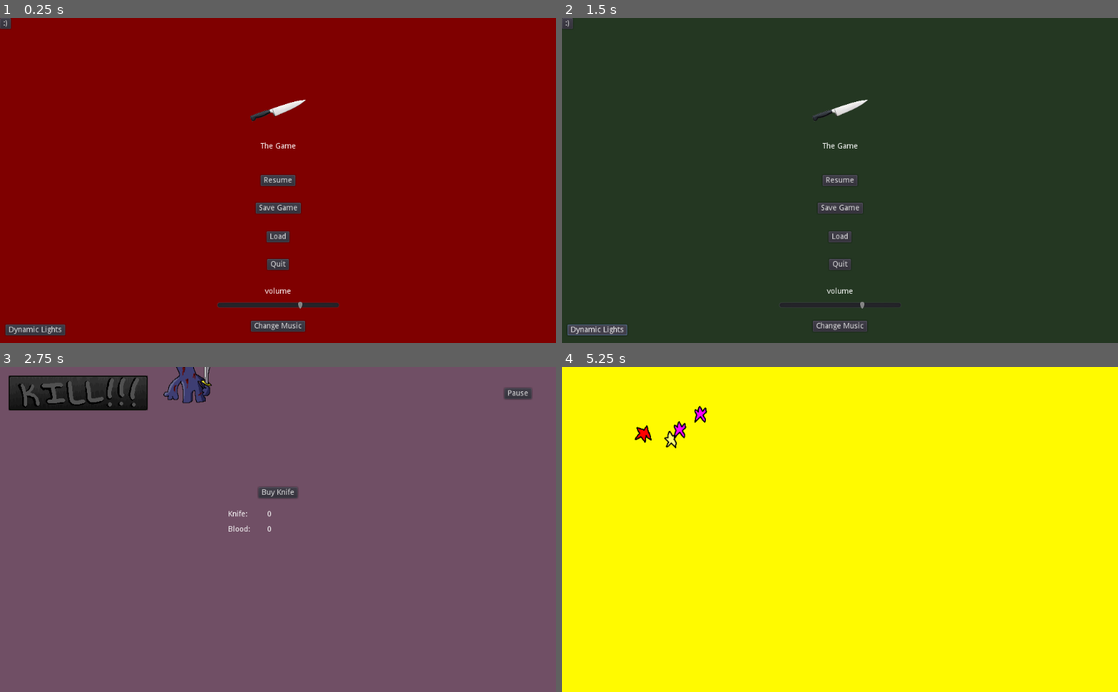
Above: before the commit, frames 1-4 (two rows, left to right).
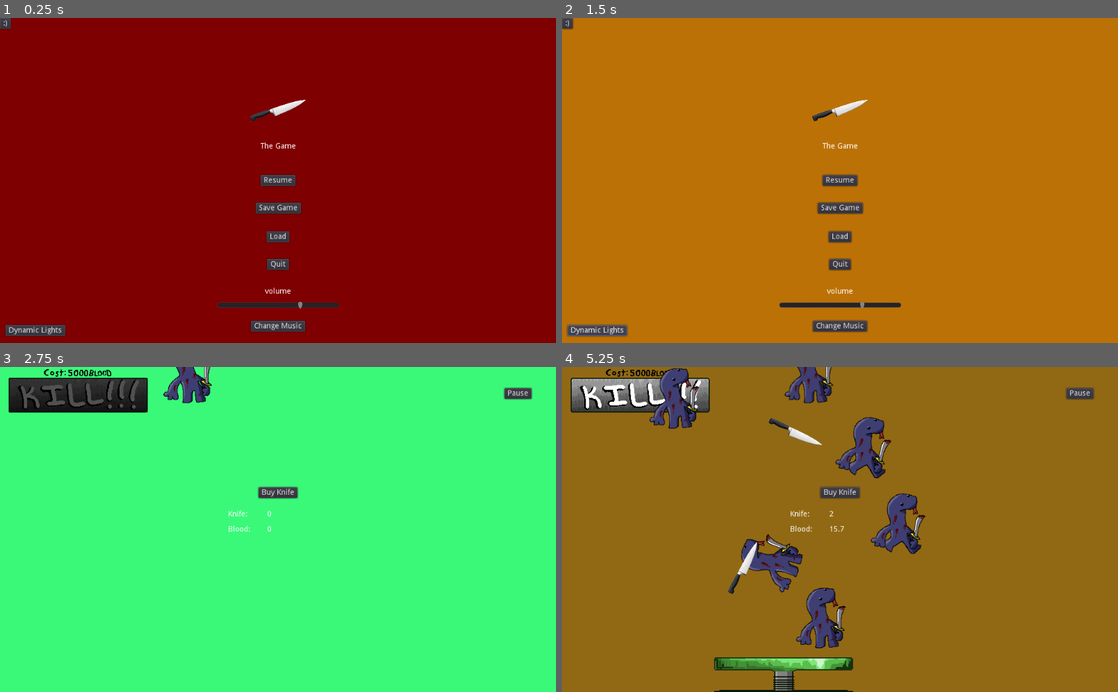
Above: after the commit, the same moments.

Repository: KartoffelDrache/Idle-Game-1
Game: Godot game, scene res://Main.tscn
Same seed, same stepped clock (60 frames per second), same inputs: the game is played once before the commit and once after it. Video files are missing from this copy of the repository; at most half a second of black plays in their place.
Inputs (mouse positions are in pixels of both pictures, inside the frame that each line leads up to; where the layout moved, square brackets give the same spot in the first picture):
- Up to frame 1 (0.25 s): no input
- Up to frame 2 (1.5 s): click ":)" at 0.5 s; click "Dynamic Lights" at 1.25 s
- Up to frame 3 (2.75 s): click "Resume" at 2 s
- Up to frame 4 (5.25 s): click (639, 396) [639, 393] at 2.75 s; click "Buy Knife" at 3.5 s; click "Buy Knife" at 4.25 s; click (639, 396) [639, 393] at 5 s

The runs differ from the first frame. In frame 1, 0.1% of the frame differs, in the area x 1-12%, y 94-98%; in frame 2, 98%; in frame 3, 97%; in frame 4, 100%, in the area x 0-100%, y 0-100%.

Commit message:
update 3

Diff:
--- /dev/null
+++ b/CatWizard.gd
@@ -0,0 +1,14 @@
+extends Area2D
+
+var mouse_over = false
+
+func _process(_delta):
+	if Input.is_action_pressed("click") && mouse_over:
+		print_debug("Meow")
+
+func _on_CatWizard_mouse_exited():
+	mouse_over = false
+
+
+func _on_CatWizard_mouse_entered():
+	mouse_over = true
--- /dev/null
+++ b/CatWizard.tscn
@@ -0,0 +1,30 @@
+[gd_scene load_steps=6 format=2]
+
+[ext_resource path="res://CatWizardIdle1.png" type="Texture" id=1]
+[ext_resource path="res://CatWizardIdle2.png" type="Texture" id=2]
+[ext_resource path="res://CatWizard.gd" type="Script" id=3]
+
+[sub_resource type="SpriteFrames" id=1]
+animations = [ {
+"frames": [ ExtResource( 1 ), ExtResource( 2 ) ],
+"loop": true,
+"name": "default",
+"speed": 1.0
+} ]
+
+[sub_resource type="RectangleShape2D" id=2]
+extents = Vector2( 19.75, 12 )
+
+[node name="CatWizard" type="Area2D"]
+script = ExtResource( 3 )
+
+[node name="AnimatedSprite" type="AnimatedSprite" parent="."]
+frames = SubResource( 1 )
+playing = true
+
+[node name="CollisionShape2D" type="CollisionShape2D" parent="."]
+position = Vector2( -0.75, 0 )
+shape = SubResource( 2 )
+
+[connection signal="mouse_entered" from="." to="." method="_on_CatWizard_mouse_entered"]
+[connection signal="mouse_exited" from="." to="." method="_on_CatWizard_mouse_exited"]
--- /dev/null
+++ b/CloseBuilding.gd
@@ -0,0 +1,6 @@
+extends ParallaxLayer
+
+export(float) var sky_speed = -2.0
+
+func _process(delta) -> void:
+	self.motion_offset.x += sky_speed * delta
--- /dev/null
+++ b/Coop.gd
@@ -0,0 +1,15 @@
+extends AnimatedSprite
+
+signal coop_switch
+var mouse_over = false
+
+func _input(event):
+	if mouse_over and Input.is_action_pressed("click"):
+		emit_signal("coop_switch")
+
+func _on_Area2D_mouse_entered():
+	mouse_over = true
+
+
+func _on_Area2D_mouse_exited():
+	mouse_over = false
--- /dev/null
+++ b/Coop.tscn
@@ -0,0 +1,43 @@
+[gd_scene load_steps=8 format=2]
+
+[ext_resource path="res://ChickenCoopBought.png" type="Texture" id=1]
+[ext_resource path="res://ChickenCoopPrebuild.png" type="Texture" id=2]
+[ext_resource path="res://Coop.gd" type="Script" id=3]
+[ext_resource path="res://CoopConstruction2.png" type="Texture" id=4]
+[ext_resource path="res://CoopConstruction1.png" type="Texture" id=5]
+
+[sub_resource type="SpriteFrames" id=1]
+animations = [ {
+"frames": [ ExtResource( 5 ), ExtResource( 4 ) ],
+"loop": true,
+"name": "building",
+"speed": 15.0
+}, {
+"frames": [ ExtResource( 1 ) ],
+"loop": true,
+"name": "built",
+"speed": 5.0
+}, {
+"frames": [ ExtResource( 2 ) ],
+"loop": true,
+"name": "prebuilt",
+"speed": 5.0
+} ]
+
+[sub_resource type="RectangleShape2D" id=2]
+extents = Vector2( 61, 53 )
+
+[node name="Coop" type="AnimatedSprite"]
+frames = SubResource( 1 )
+animation = "prebuilt"
+playing = true
+script = ExtResource( 3 )
+
+[node name="Area2D" type="Area2D" parent="."]
+
+[node name="CollisionShape2D" type="CollisionShape2D" parent="Area2D"]
+position = Vector2( 3, -1 )
+shape = SubResource( 2 )
+
+[connection signal="mouse_entered" from="Area2D" to="." method="_on_Area2D_mouse_entered"]
+[connection signal="mouse_exited" from="Area2D" to="." method="_on_Area2D_mouse_exited"]
--- /dev/null
+++ b/CoopZone.gd
@@ -0,0 +1,6 @@
+extends Node2D
+
+signal return_HUD
+
+func _on_TextureButton_pressed():
+	emit_signal("return_HUD")
--- /dev/null
+++ b/CoopZone.tscn
@@ -0,0 +1,82 @@
+[gd_scene load_steps=14 format=2]
+
+[ext_resource path="res://coop_inside.png" type="Texture" id=1]
+[ext_resource path="res://ArcadeBackground2.png" type="Texture" id=2]
+[ext_resource path="res://ArcadeBackground5.png" type="Texture" id=3]
+[ext_resource path="res://ArcadeBackground4.png" type="Texture" id=4]
+[ext_resource path="res://ArcadeBackground3.png" type="Texture" id=5]
+[ext_resource path="res://Sky.gd" type="Script" id=6]
+[ext_resource path="res://FarBuilding.gd" type="Script" id=7]
+[ext_resource path="res://MidBuilding.gd" type="Script" id=8]
+[ext_resource path="res://CloseBuilding.gd" type="Script" id=9]
+[ext_resource path="res://CoopZone.gd" type="Script" id=10]
+[ext_resource path="res://SMILEYSNICKER5.png" type="Texture" id=11]
+[ext_resource path="res://SMILEYSNICKER1.png" type="Texture" id=12]
+
+[sub_resource type="CanvasItemMaterial" id=1]
+
+[node name="CoopZone" type="Node2D"]
+script = ExtResource( 10 )
+
+[node name="ParallaxBackground" type="ParallaxBackground" parent="."]
+
+[node name="Sky" type="ParallaxLayer" parent="ParallaxBackground"]
+material = SubResource( 1 )
+motion_scale = Vector2( 0, 1 )
+motion_mirroring = Vector2( 325, 0 )
+script = ExtResource( 6 )
+
+[node name="Sprite" type="Sprite" parent="ParallaxBackground/Sky"]
+position = Vector2( 501.5, 89.25 )
+scale = Vector2( 0.65, 0.65 )
+texture = ExtResource( 3 )
+
+[node name="FarBuilding" type="ParallaxLayer" parent="ParallaxBackground"]
+material = SubResource( 1 )
+motion_scale = Vector2( 0, 1 )
+motion_mirroring = Vector2( 325, 0 )
+script = ExtResource( 7 )
+
+[node name="Sprite" type="Sprite" parent="ParallaxBackground/FarBuilding"]
+position = Vector2( 499, 82.5 )
+scale = Vector2( 0.66, 0.66 )
+texture = ExtResource( 4 )
+
+[node name="MidBuilding" type="ParallaxLayer" parent="ParallaxBackground"]
+material = SubResource( 1 )
+motion_scale = Vector2( 0, 1 )
+motion_mirroring = Vector2( 325, 0 )
+script = ExtResource( 8 )
+
+[node name="Sprite" type="Sprite" parent="ParallaxBackground/MidBuilding"]
+position = Vector2( 499, 78.5 )
+scale = Vector2( 0.628, 0.628 )
+texture = ExtResource( 5 )
+
+[node name="CloseBuilding" type="ParallaxLayer" parent="ParallaxBackground"]
+material = SubResource( 1 )
+motion_scale = Vector2( 0, 1 )
+motion_mirroring = Vector2( 325, 0 )
+script = ExtResource( 9 )
+
+[node name="Sprite" type="Sprite" parent="ParallaxBackground/CloseBuilding"]
+position = Vector2( 499, 78.5 )
+scale = Vector2( 0.628, 0.628 )
+texture = ExtResource( 2 )
+
+[node name="CoopBackground" type="TextureRect" parent="."]
+margin_left = -24.0
+margin_right = 1043.0
+margin_bottom = 600.0
+texture = ExtResource( 1 )
+expand = true
+
+[node name="TextureButton" type="TextureButton" parent="."]
+margin_left = 976.0
+margin_top = 16.0
+margin_right = 1008.0
+margin_bottom = 48.0
+texture_normal = ExtResource( 12 )
+texture_pressed = ExtResource( 11 )
+
+[connection signal="pressed" from="TextureButton" to="." method="_on_TextureButton_pressed"]
--- /dev/null
+++ b/FarBuilding.gd
@@ -0,0 +1,6 @@
+extends ParallaxLayer
+
+export(float) var sky_speed = -.5
+
+func _process(delta) -> void:
+	self.motion_offset.x += sky_speed * delta
--- a/HUD.gd
+++ b/HUD.gd
@@ -5,14 +5,19 @@
 signal loading
 signal bounce
 signal purchase
+signal kill
+signal coop_switch
+signal coop_built
 var knives = 0.0
 var blood = 0.0
 var play = true
 var spin = false
+var coop_built = false
 var count = 0.0
 var count2 = 0.0
 var count3 = 0.0
 var spring_switch = true
+var moused = false
 export(PackedScene) var knive_scene
 export(PackedScene) var dude_scene
 export(PackedScene) var star_scene
@@ -23,7 +28,8 @@
 	spawn_Knife()
 	emit_signal("purchase")
 
-func bleed(knives):
+
+func bleed():
 	blood += knives*0.1
 
 func spawn_Knife():
@@ -37,7 +43,7 @@
 func _process(_delta):
 	if(play):
 		$KnivesCount.text = str(knives)
-		bleed(knives)
+		bleed()
 		$BloodCount.text = str(blood)
 		spring_move()
 		if spin:
@@ -45,7 +51,6 @@
 			count2 = randf()
 			count3 = randf()
 			$Background.modulate = Color(count,count2,count3)
-
 
 func _on_Pause_pressed():
 	emit_signal("paused")
@@ -100,16 +105,23 @@
 		emit_signal("bounce")
 
 func _on_KillButton_pressed():
-	get_tree().call_group("entities", "queue_free")
-	sprinkle()
-	sprinkle()
-	sprinkle()
-	sprinkle()
-	$KillSound.play()
-	$PKStarStorm.show()
-	$PKStarStorm.play()
-	play = false
-	$KillTimer.start()
+	if blood > 5000:
+		blood -= 5000
+		$BloodCount.text = str(blood)
+		get_tree().call_group("entities", "queue_free")
+		sprinkle()
+		sprinkle()
+		sprinkle()
+		sprinkle()
+		$KillSound.play()
+		$PKStarStorm.show()
+		$PKStarStorm.frame = 0
+		$PKStarStorm.play()
+		play = false
+		$KillTimer.start()
+		emit_signal("kill")
+	else:
+		$NoBlood.play()
 
 func _on_KillTimer_timeout():
 	play = true
@@ -126,41 +138,29 @@
 	star.linear_velocity = velocity.rotated(direction)
 	add_child(star)
 
+func _on_PauseScreen_adv_features():
+	$Coop.show()
+	$BuildCoop.show()
+	$CoopBuildCost.show()
 
-"""
-signal start_game
+func _on_BuildCoop_pressed():
+	if blood > 10000:
+		blood -= 10000
+		$BuildingCoop.show()
+		$BuildCoop.hide()
+		$Coop.animation = "building"
+		$BuildTimer.start()
+		$BuildingNoises.play()
+	else:
+		$NoBlood.play()
 
-func show_message(text):
-	$Message.text = text
-	$Message.show()
-	$MessageTimer.start()
+func _on_BuildTimer_timeout():
+	$BuildingCoop.hide()
+	$CoopBuildCost.hide()
+	$Coop.animation = "built"
+	coop_built = true
+	emit_signal("coop_built")
 
-func show_game_over():
-	show_message("Game Over")
-	yield($MessageTimer, "timeout")
-
-	$Message.text = "Dodge the\nCreeps!"
-	$Message.show()
-
-	yield(get_tree().create_timer(1), "timeout")
-	$StartButton.show()
-
-func update_score(score):
-	$ScoreLabel.text = str(score)
-
-func _on_MessageTimer_timeout():
-	$Message.hide()
-
-func _on_StartButton_pressed():
-	$StartButton.hide()
-	emit_signal("start_game")
-
-# Declare member variables here. Examples:
-# var a = 2
-# var b = "text"
-
-# Called when the node enters the scene tree for the first time.
-func _ready():
-	pass # Replace with function body.
-
-"""
+func _on_Coop_coop_switch():
+	if coop_built:
+		emit_signal("coop_switch")
--- a/HUD.tscn
+++ b/HUD.tscn
@@ -9,9 +9,16 @@
 [ext_resource path="res://KILL_2.png" type="Texture" id=7]
 [ext_resource path="res://KILL_3.png" type="Texture" id=8]
 [ext_resource path="res://earthboundeffect.wav" type="AudioStream" id=9]
-[ext_resource path="res://earthbound.webm" type="VideoStream" id=10]
+[ext_resource path="res://noblood.wav" type="AudioStream" id=10]
 [ext_resource path="res://Star.tscn" type="PackedScene" id=11]
 [ext_resource path="res://PKStarStorm.tscn" type="PackedScene" id=12]
+[ext_resource path="res://kill_cost.png" type="Texture" id=13]
+[ext_resource path="res://Coop.tscn" type="PackedScene" id=14]
+[ext_resource path="res://coop_icon.png" type="Texture" id=15]
+[ext_resource path="res://coop_build_cost.png" type="Texture" id=16]
+[ext_resource path="res://coop_build_icon2.png" type="Texture" id=17]
+[ext_resource path="res://coop_build_icon1.png" type="Texture" id=18]
+[ext_resource path="res://insanityShort.wav" type="AudioStream" id=19]
 
 [sub_resource type="Curve2D" id=1]
 _data = {
@@ -36,6 +43,14 @@
 "points": PoolVector2Array( 0, 0, 0, 0, 24, 48, 0, 0, 0, 0, 104, 64, 0, 0, 0, 0, 192, 64, 0, 0, 0, 0, 256, 48 )
 }
 
+[sub_resource type="SpriteFrames" id=5]
+animations = [ {
+"frames": [ ExtResource( 18 ), ExtResource( 17 ) ],
+"loop": true,
+"name": "default",
+"speed": 5.0
+} ]
+
 [node name="HUD" type="CanvasLayer"]
 script = ExtResource( 1 )
 knive_scene = ExtResource( 2 )
@@ -43,6 +58,7 @@
 star_scene = ExtResource( 11 )
 
 [node name="Background" type="ColorRect" parent="."]
+visible = false
 margin_left = -44.0
 margin_top = -49.0
 margin_right = 2474.0
@@ -145,9 +161,9 @@
 
 [node name="KillButton" type="TextureButton" parent="."]
 margin_left = 16.0
-margin_top = 16.0
+margin_top = 20.0
 margin_right = 272.0
-margin_bottom = 80.0
+margin_bottom = 84.0
 texture_normal = ExtResource( 8 )
 texture_pressed = ExtResource( 8 )
 texture_hover = SubResource( 3 )
@@ -156,14 +172,7 @@
 stream = ExtResource( 9 )
 
 [node name="KillTimer" type="Timer" parent="."]
-wait_time = 3.203
-
-[node name="KillEffect" type="VideoPlayer" parent="."]
-visible = false
-margin_top = -16.0
-margin_right = 1029.0
-margin_bottom = 632.0
-stream = ExtResource( 10 )
+wait_time = 3.15
 
 [node name="StarPath" type="Path2D" parent="."]
 curve = SubResource( 4 )
@@ -172,10 +181,52 @@
 position = Vector2( 24, 48 )
 rotation = 0.197394
 
+[node name="NoBlood" type="AudioStreamPlayer" parent="."]
+stream = ExtResource( 10 )
+
+[node name="KillCost" type="TextureRect" parent="."]
+margin_left = 80.0
+margin_top = 2.0
+margin_right = 208.0
+margin_bottom = 18.0
+texture = ExtResource( 13 )
+
+[node name="BuildCoop" type="TextureButton" parent="."]
+visible = false
+margin_left = 856.0
+margin_top = 384.0
+margin_right = 888.0
+margin_bottom = 416.0
+texture_normal = ExtResource( 15 )
+
+[node name="CoopBuildCost" type="TextureRect" parent="."]
+visible = false
+margin_left = 888.0
+margin_top = 392.0
+margin_right = 1016.0
+margin_bottom = 408.0
+texture = ExtResource( 16 )
+
+[node name="BuildingCoop" type="AnimatedSprite" parent="."]
+visible = false
+position = Vector2( 875, 401 )
+frames = SubResource( 5 )
+playing = true
+
+[node name="BuildTimer" type="Timer" parent="."]
+wait_time = 33.0
+
+[node name="Coop" parent="." instance=ExtResource( 14 )]
+visible = false
+position = Vector2( 952, 472 )
+
 [node name="PKStarStorm" parent="." instance=ExtResource( 12 )]
 visible = false
 position = Vector2( 512, 304 )
 scale = Vector2( 4.05859, 3.64286 )
+
+[node name="BuildingNoises" type="AudioStreamPlayer" parent="."]
+stream = ExtResource( 19 )
 
 [connection signal="visibility_changed" from="." to="." method="_on_HUD_visibility_changed"]
 [connection signal="pressed" from="Purchase" to="." method="_on_Purchase_pressed"]
@@ -185,3 +236,6 @@
 [connection signal="timeout" from="SpringSwitch" to="." method="_on_SpringSwitch_timeout"]
 [connection signal="pressed" from="KillButton" to="." method="_on_KillButton_pressed"]
 [connection signal="timeout" from="KillTimer" to="." method="_on_KillTimer_timeout"]
+[connection signal="pressed" from="BuildCoop" to="." method="_on_BuildCoop_pressed"]
+[connection signal="timeout" from="BuildTimer" to="." method="_on_BuildTimer_timeout"]
+[connection signal="coop_switch" from="Coop" to="." method="_on_Coop_coop_switch"]
--- a/Main.gd
+++ b/Main.gd
@@ -11,12 +11,19 @@
 var arrow3 = load("res://SMILEYSNICKER3.png")
 var arrow4 = load("res://SMILEYSNICKER4.png")
 var pointer = load("res://SMILEYSNICKER5.png")
+var count = 0
+var count2 = 17
+var count3 = 31
+var yes = false
+var tint = 0.1
+
 
 func _ready():
 	$Music.play()
 	$MiceChange.start()
 	Input.set_custom_mouse_cursor(pointer, Input.CURSOR_POINTING_HAND)
-
+	$Background.modulate = Color(.5,0,0)
+	$Tint.modulate = Color(1,1,1,.001)
 
 func _on_HUD_paused():
 	$HUD.hide()
@@ -69,6 +76,7 @@
 		$Music.play()
 
 func _on_PauseScreen_spin():
+	yes = true
 	$Music.stop()
 	$Music2.stop()
 	$Whaleloop.stop()
@@ -96,7 +104,29 @@
 		Input.set_custom_mouse_cursor(arrow4)
 		cursor_val = 1
 
-func _process(delta):
+func _process(_delta):
 	if Input.is_action_pressed("click"):
 		Input.set_default_cursor_shape(Input.CURSOR_POINTING_HAND)
 		Input.set_custom_mouse_cursor(pointer, Input.CURSOR_POINTING_HAND)
+	if yes:
+		count  = randf()
+		count2 = randf()
+		count3 = randf()
+		$Background.modulate = Color(count,count2,count3)
+		$Tint.modulate = Color(1,1,1,0.001)
+
+func _on_HUD_coop_switch():
+	$CoopZone.show()
+	$HUD.hide()
+	$Background.hide()
+	$Tint.hide()
+
+func _on_PauseScreen_tint():
+	$Tint.modulate = Color(0,0,0,tint)
+	tint += 0.05
+
+func _on_CoopZone_return_HUD():
+	$HUD.show()
+	$Background.show()
+	$Tint.show()
+	$CoopZone.hide()
--- a/Main.tscn
+++ b/Main.tscn
@@ -9,14 +9,28 @@
 [ext_resource path="res://SPINSPINSPIN.ogg" type="AudioStream" id=7]
 [ext_resource path="res://springSound.wav" type="AudioStream" id=8]
 [ext_resource path="res://purchase.wav" type="AudioStream" id=9]
+[ext_resource path="res://CoopZone.tscn" type="PackedScene" id=10]
 
 [node name="Main" type="Node"]
 script = ExtResource( 3 )
+
+[node name="Background" type="ColorRect" parent="."]
+margin_right = 1031.0
+margin_bottom = 600.0
+mouse_filter = 2
+
+[node name="Tint" type="ColorRect" parent="."]
+margin_right = 1030.0
+margin_bottom = 600.0
+mouse_filter = 2
 
 [node name="HUD" parent="." instance=ExtResource( 1 )]
 visible = false
 
 [node name="PauseScreen" parent="." instance=ExtResource( 2 )]
+
+[node name="CoopZone" parent="." instance=ExtResource( 10 )]
+visible = false
 
 [node name="Music" type="AudioStreamPlayer" parent="."]
 stream = ExtResource( 4 )
@@ -44,15 +58,21 @@
 [connection signal="loaded" from="." to="HUD" method="_on_Main_loaded"]
 [connection signal="saving" from="." to="HUD" method="_on_Main_saving"]
 [connection signal="bounce" from="HUD" to="." method="_on_HUD_bounce"]
+[connection signal="coop_built" from="HUD" to="PauseScreen" method="_on_HUD_coop_built"]
+[connection signal="coop_switch" from="HUD" to="." method="_on_HUD_coop_switch"]
+[connection signal="kill" from="HUD" to="PauseScreen" method="_on_HUD_kill"]
 [connection signal="loading" from="HUD" to="." method="_on_HUD_loading"]
 [connection signal="paused" from="HUD" to="." method="_on_HUD_paused"]
 [connection signal="purchase" from="HUD" to="." method="_on_HUD_purchase"]
 [connection signal="saving" from="HUD" to="." method="_on_HUD_saving"]
+[connection signal="adv_features" from="PauseScreen" to="HUD" method="_on_PauseScreen_adv_features"]
 [connection signal="loading" from="PauseScreen" to="HUD" method="_on_PauseScreen_loading"]
 [connection signal="musicChange" from="PauseScreen" to="." method="_on_PauseScreen_musicChange"]
 [connection signal="resume" from="PauseScreen" to="." method="_on_PauseScreen_resume"]
 [connection signal="save" from="PauseScreen" to="." method="_on_PauseScreen_save"]
 [connection signal="spin" from="PauseScreen" to="." method="_on_PauseScreen_spin"]
 [connection signal="spin" from="PauseScreen" to="HUD" method="_on_PauseScreen_spin"]
+[connection signal="tint" from="PauseScreen" to="." method="_on_PauseScreen_tint"]
 [connection signal="volume" from="PauseScreen" to="." method="_on_PauseScreen_volume"]
+[connection signal="return_HUD" from="CoopZone" to="." method="_on_CoopZone_return_HUD"]
 [connection signal="timeout" from="MiceChange" to="." method="_on_MiceChange_timeout"]
--- /dev/null
+++ b/MidBuilding.gd
@@ -0,0 +1,6 @@
+extends ParallaxLayer
+
+export(float) var sky_speed = -1.0
+
+func _process(delta) -> void:
+	self.motion_offset.x += sky_speed * delta
--- a/PauseScreen.gd
+++ b/PauseScreen.gd
@@ -6,11 +6,8 @@
 signal volume
 signal musicChange
 signal spin
-var count = 0
-var count2 = 17
-var count3 = 31
-var yes = false
-var tint = 0.1
+signal adv_features
+signal tint
 
 func _on_Resume_pressed():
 	emit_signal("resume")
@@ -25,21 +22,9 @@
 func _on_Quit_pressed():
 	get_tree().quit()
 
-func _process(_delta):
-	count  = randf()
-	count2 = randf()
-	count3 = randf()
-	if yes:
-		$ColorRect.modulate = Color(count,count2,count3)
-
-func _ready():
-	$ColorRect.modulate = Color(.5,0,0)
-	$Tint.modulate = Color(1,1,1,.001)
 
 func _on_Button_pressed():
-	yes = true
 	emit_signal("spin")
-
 
 func _on_VolumeSlider_value_changed(volume):
 	#if volume != 0:
@@ -49,7 +34,14 @@
 func _on_MusicChange_pressed():
 	emit_signal("musicChange")
 
+func _on_DynamicLights_pressed():
+	emit_signal("tint")
 
-func _on_DynamicLights_pressed():
-	$Tint.modulate = Color(0,0,0,tint)
-	tint += 0.05
+func _on_HUD_kill():
+	$AdvancedFeatures.show()
+
+func _on_AdvancedFeatures_pressed():
+	emit_signal("adv_features")
+
+func _on_HUD_coop_built():
+	$CatWizard.show()
--- a/PauseScreen.tscn
+++ b/PauseScreen.tscn
@@ -1,22 +1,27 @@
-[gd_scene load_steps=3 format=2]
+[gd_scene load_steps=4 format=2]
 
 [ext_resource path="res://PauseScreen.gd" type="Script" id=1]
 [ext_resource path="res://Silver-Kitchen-Knife-Transparent-Background.png" type="Texture" id=2]
+[ext_resource path="res://CatWizard.tscn" type="PackedScene" id=3]
 
 [node name="PauseScreen" type="CanvasLayer"]
 script = ExtResource( 1 )
 
 [node name="ColorRect" type="ColorRect" parent="."]
+visible = false
 margin_left = -74.0
 margin_top = -59.0
 margin_right = 2717.0
 margin_bottom = 1605.0
+mouse_filter = 1
 
 [node name="Tint" type="ColorRect" parent="."]
+visible = false
 margin_left = -69.0
 margin_top = -59.0
 margin_right = 2688.0
 margin_bottom = 1581.0
+mouse_filter = 1
 
 [node name="Resume" type="Button" parent="."]
 anchor_left = 0.5
@@ -126,11 +131,27 @@
 text = "Change Music"
 
 [node name="DynamicLights" type="Button" parent="."]
+anchor_top = 1.0
+anchor_bottom = 1.0
 margin_left = 10.0
-margin_top = 566.0
+margin_top = -33.0
 margin_right = 120.0
-margin_bottom = 586.0
+margin_bottom = -13.0
 text = "Dynamic Lights"
+
+[node name="AdvancedFeatures" type="Button" parent="."]
+visible = false
+anchor_top = 1.0
+anchor_bottom = 1.0
+margin_left = 10.0
+margin_top = -61.0
+margin_right = 143.0
+margin_bottom = -41.0
+text = "Advanced Features"
+
+[node name="CatWizard" parent="." instance=ExtResource( 3 )]
+visible = false
+position = Vector2( 994, 581 )
 
 [connection signal="pressed" from="Resume" to="." method="_on_Resume_pressed"]
 [connection signal="pressed" from="Save" to="." method="_on_Save_pressed"]
@@ -140,3 +161,4 @@
 [connection signal="value_changed" from="VolumeSlider" to="." method="_on_VolumeSlider_value_changed"]
 [connection signal="pressed" from="MusicChange" to="." method="_on_MusicChange_pressed"]
 [connection signal="pressed" from="DynamicLights" to="." method="_on_DynamicLights_pressed"]
+[connection signal="pressed" from="AdvancedFeatures" to="." method="_on_AdvancedFeatures_pressed"]
--- /dev/null
+++ b/Sky.gd
@@ -0,0 +1,6 @@
+extends ParallaxLayer
+
+export(float) var sky_speed = -0.1
+
+func _process(delta) -> void:
+	self.motion_offset.x += sky_speed * delta
--- a/Spring.gd
+++ b/Spring.gd
@@ -5,9 +5,9 @@
 func _ready():
 	$AnimatedSprite.stop()
 
-func _on_Area2D_body_entered(body):
+func _on_Area2D_body_entered(_body):
 	$AnimatedSprite.play("Bounce")
 	emit_signal("bounce")
 
-func _on_Area2D_body_exited(body):
+func _on_Area2D_body_exited(_body):
 	$AnimatedSprite.play("Ready")
--- /dev/null
+++ b/Test.gd
@@ -0,0 +1,7 @@
+extends Area2D
+
+func _on_Test_mouse_entered():
+	print_debug("mouse_entered")
+
+func _on_Test_mouse_exited():
+	print_debug("mouse_exited")
--- /dev/null
+++ b/Test.tscn
@@ -0,0 +1,16 @@
+[gd_scene load_steps=3 format=2]
+
+[ext_resource path="res://Test.gd" type="Script" id=1]
+
+[sub_resource type="RectangleShape2D" id=1]
+extents = Vector2( 241.5, 200 )
+
+[node name="Test" type="Area2D"]
+script = ExtResource( 1 )
+
+[node name="CollisionShape2D" type="CollisionShape2D" parent="."]
+position = Vector2( 1.5, 2 )
+shape = SubResource( 1 )
+
+[connection signal="mouse_entered" from="." to="." method="_on_Test_mouse_entered"]
+[connection signal="mouse_exited" from="." to="." method="_on_Test_mouse_exited"]
--- a/project.godot
+++ b/project.godot
@@ -29,6 +29,11 @@
 "events": [ Object(InputEventMouseButton,"resource_local_to_scene":false,"resource_name":"","device":0,"alt":false,"shi …(212 unchanged characters)…
  ]
 }
+BUTTONLEFT={
+"deadzone": 0.5,
+"events": [ Object(InputEventMouseButton,"resource_local_to_scene":false,"resource_name":"","device":0,"alt":false,"shift":false,"control":false,"meta":false,"command":false,"button_mask":0,"position":Vector2( 0, 0 ),"global_position":Vector2( 0, 0 ),"factor":1.0,"button_index":1,"pressed":false,"doubleclick":false,"script":null)
+ ]
+}
 
 [physics]
 
Binary file added: ArcadeBackground2.png
Not shown, added: ArcadeBackground2.png.import
Binary file added: ArcadeBackground3.png
Not shown, added: ArcadeBackground3.png.import
Binary file added: ArcadeBackground4.png
Not shown, added: ArcadeBackground4.png.import
Binary file added: ArcadeBackground5.png
Not shown, added: ArcadeBackground5.png.import
Binary file added: CatWizardIdle1.png
Not shown, added: CatWizardIdle1.png.import
Binary file added: CatWizardIdle2.png
Not shown, added: CatWizardIdle2.png.import
(and 28 more such lines)
